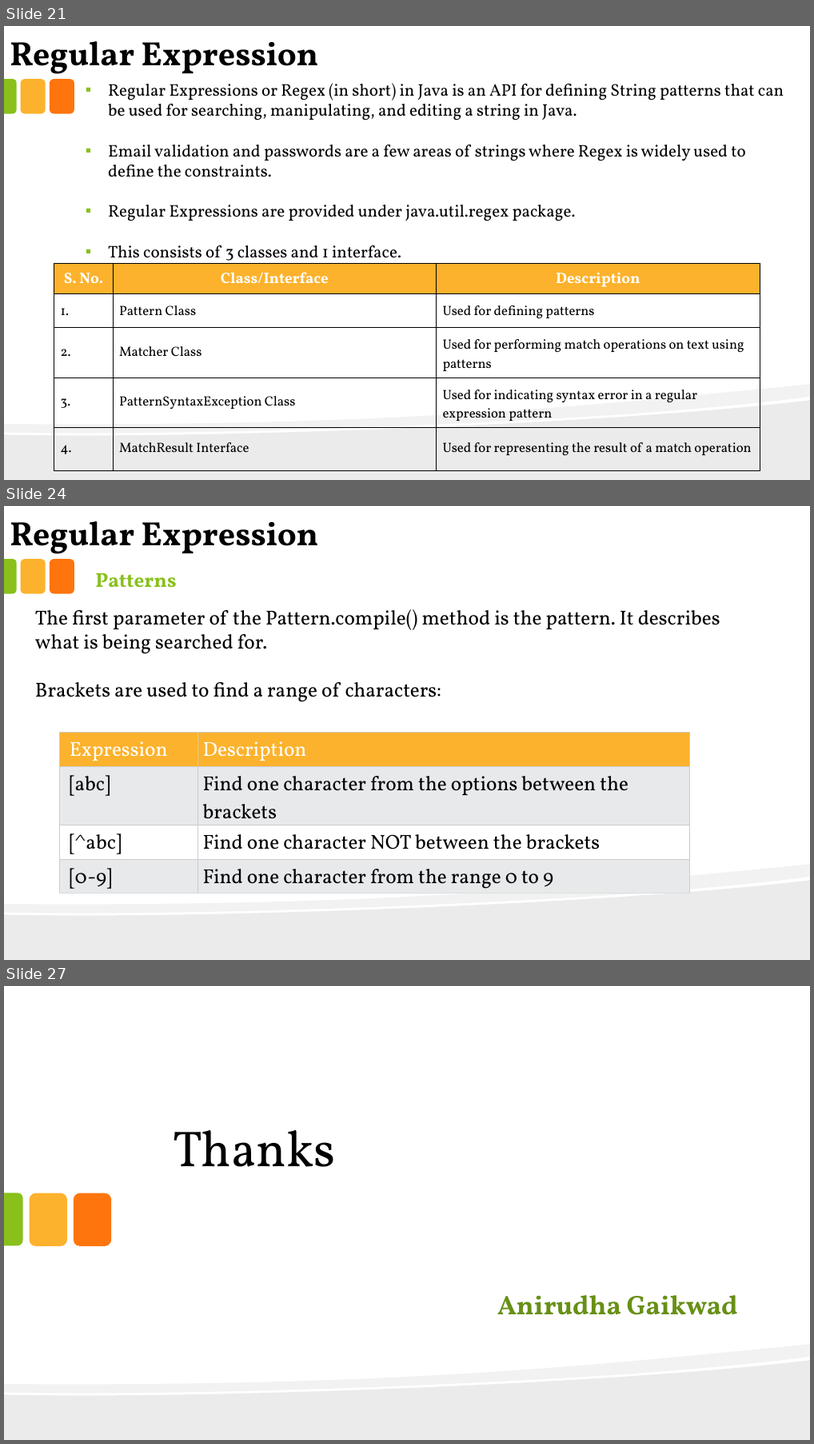
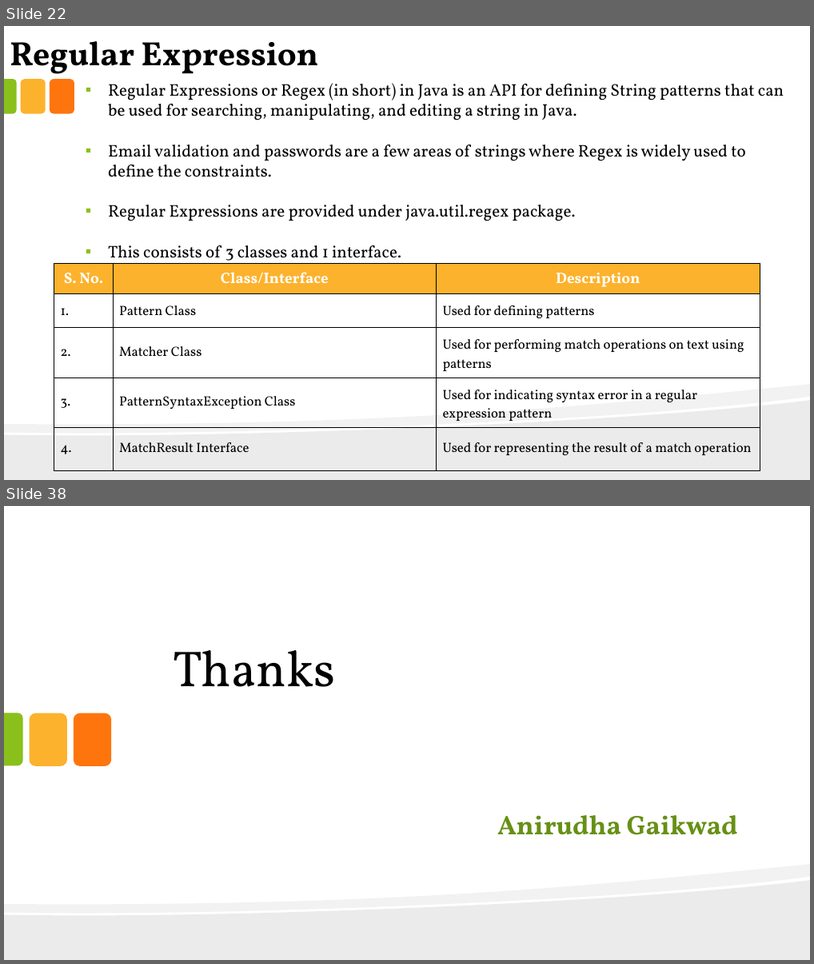
Before and after one commit to anirudhagaikwad/Java_Programming, a slide deck: Java_PPT/#7_String.pptx. Shown one above the other, each under a label of ours: slides 21, 24 and 27 before the commit, slides 22 and 38 after it; the slides between them are not shown. The pictures are 814x1444 and 814x964 pixels, drawn with LibreOffice and Linux fonts; fonts in the diff are those of the drawing. Boxes give left, top, right and bottom in pixels: in the first picture for what was removed or moved away, otherwise in the second. Text is boxed around its words. In the diff, an @@ line names an element or a change of style, - is before the commit and + after.

```diff
--- a/Java_PPT/#7_String.pptx
+++ b/Java_PPT/#7_String.pptx
@@ slide 24 removed at [4,506,810,960], background #FFFFFF; not listed: 5 template elements that a slide beside it also shows @@
@@ text removed at [10,521,319,560] @@
-Regular Expression
@@ text removed at [95,573,176,588] @@
-Patterns
@@ text removed at [35,609,721,702] @@
-The first parameter of the Pattern.compile() method is the pattern. It describes what is being searched for.
-Brackets are used to find a range of characters:
@@ table removed at [59,732,690,893], 4 rows, 2 columns @@
-Expression | Description
-[abc] | Find one character from the options between the brackets
-[^abc] | Find one character NOT between the brackets
-[0-9] | Find one character from the range 0 to 9
@@ what was slide 21 is now slide 22 @@
@@ what was slide 27 is now slide 38 @@
```
Also in this commit, not shown: 5 slides changed, 16 slides added, 4 other slides removed, 2 other files.
